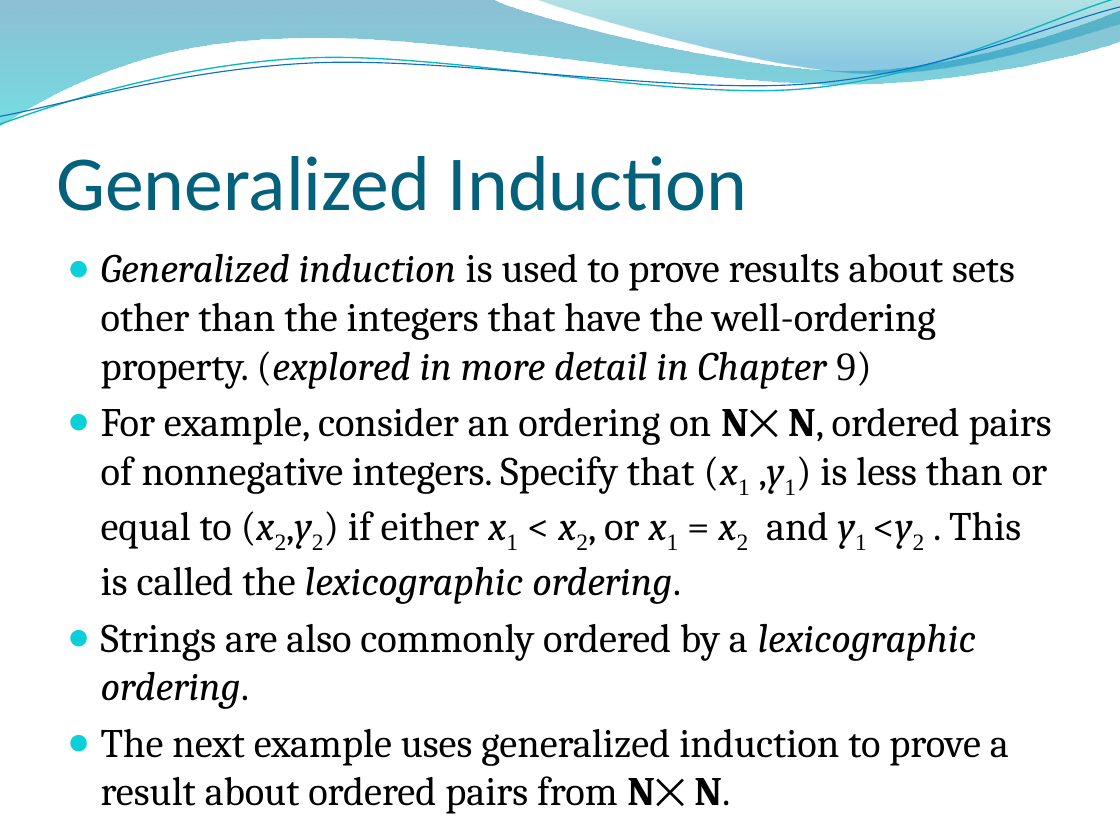
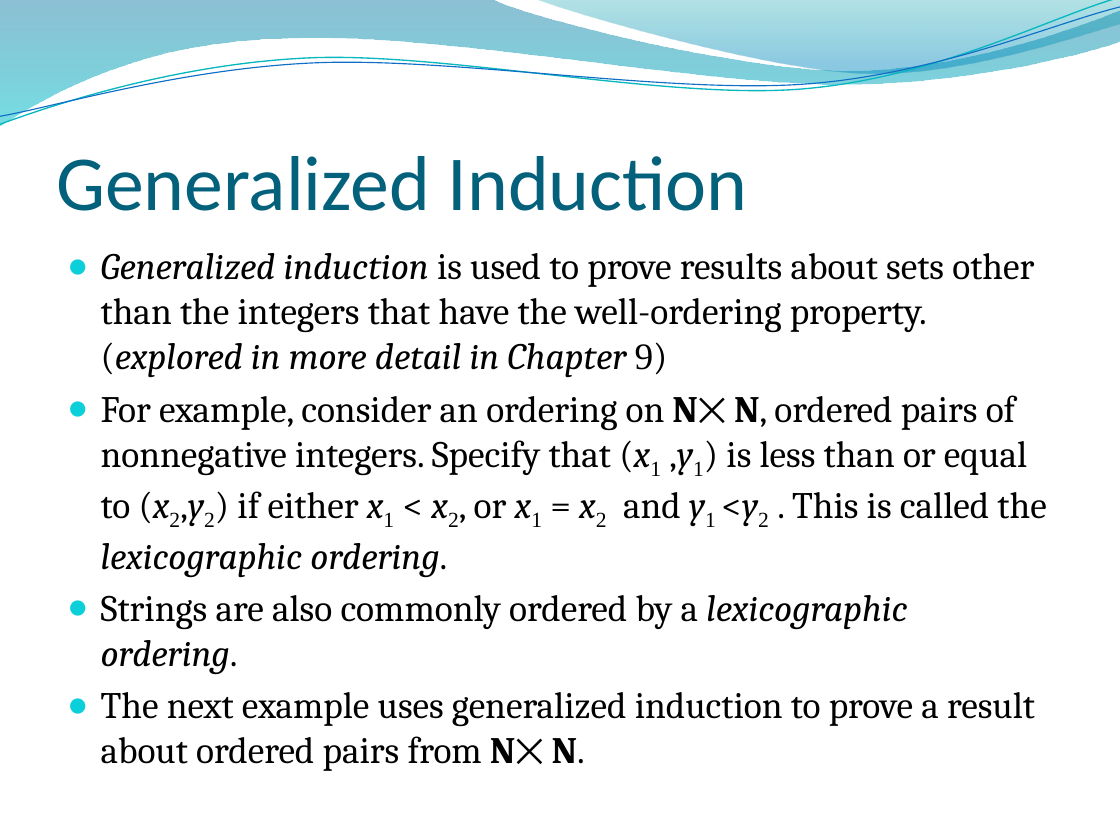
Before and after one commit to lin-chen-GA/lin-chen-GA.github.io, a slide deck: slide 45 of cs2620/slides/cs2620_notes5.pptx (slide 44 before the commit). Drawn at 1120x840 pixels with LibreOffice and Linux fonts; fonts in the diff are those of the drawing; background and template pictures are left out. Boxes give left, top, right and bottom in pixels: in the first picture for what was removed or moved away, otherwise in the second. Text is boxed around its words. In the diff, an @@ line names an element or a change of style, - is before the commit and + after.

```diff
--- a/cs2620/slides/cs2620_notes5.pptx
+++ b/cs2620/slides/cs2620_notes5.pptx
@@ text "Generalized induction is used to ..." at box(101, 253, 1046, 771): size 26 to 24.1 pt @@
```
Also in this commit, not shown: 2 other slides changed, 1 slide added, 3 other files.
